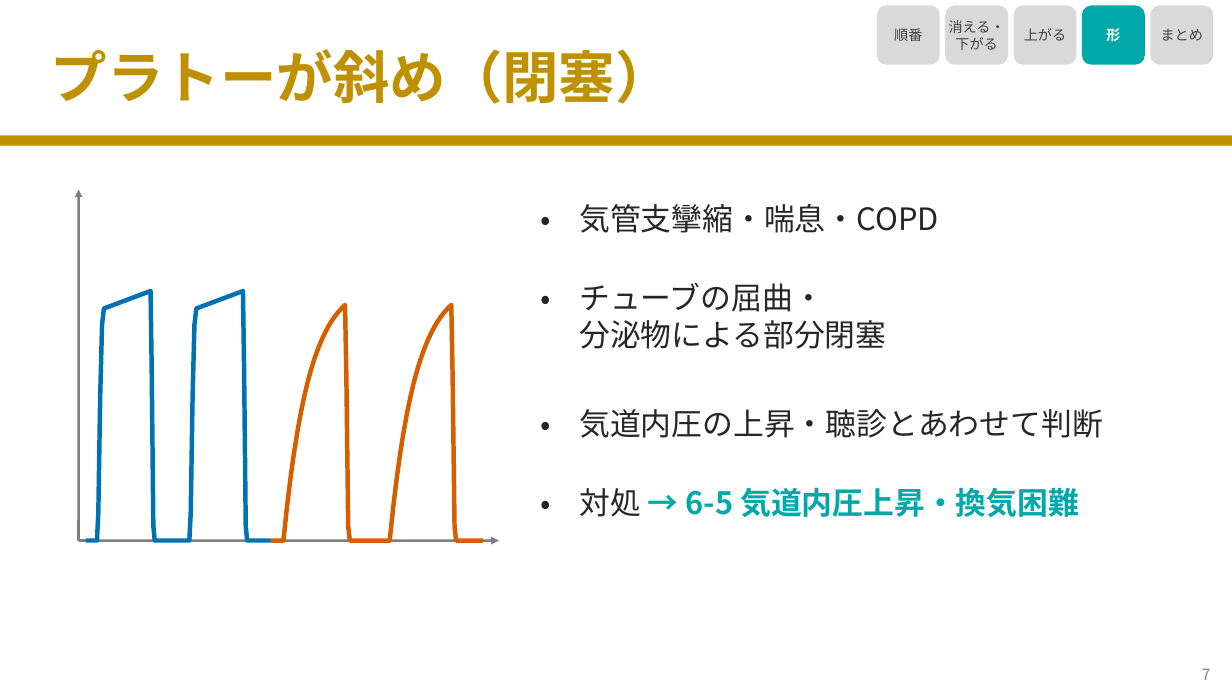
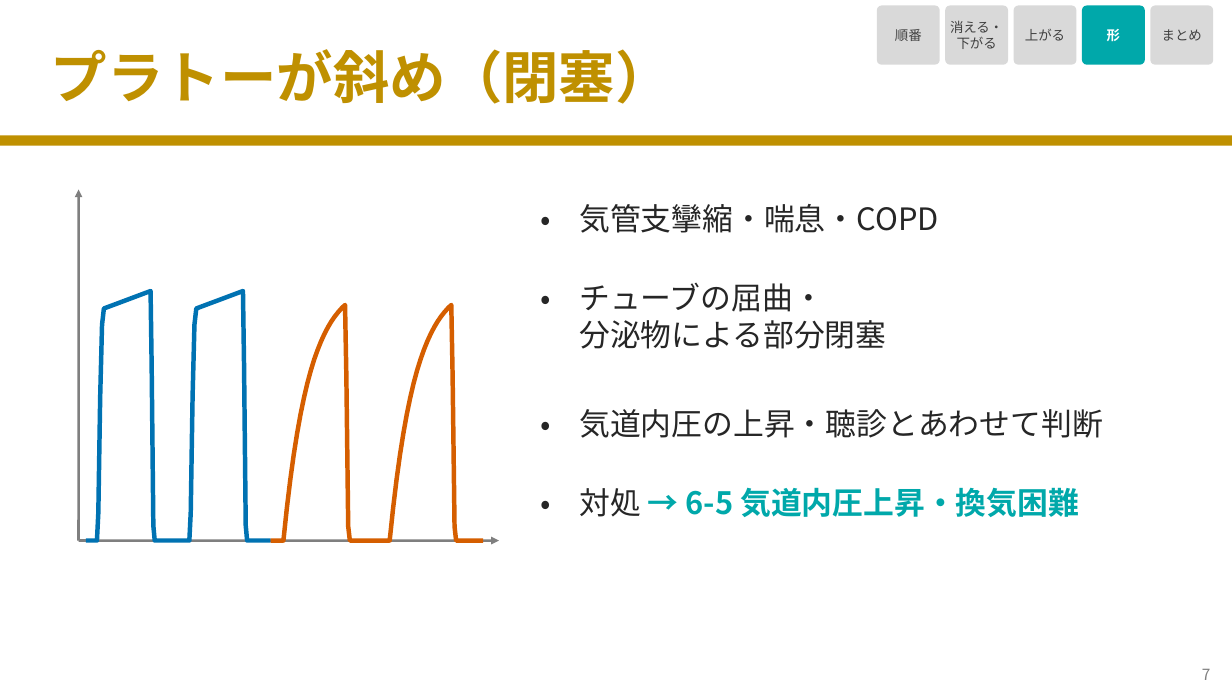
Before and after one commit to nobumitsu-3141/Anes-lecture, a slide deck: slide 8 of slides/2-5b_capnography_abnormal/2-5b_capnography_abnormal.pptx. Drawn at 1232x693 pixels with LibreOffice and Linux fonts; fonts in the diff are those of the drawing. Boxes give left, top, right and bottom in pixels: in the first picture for what was removed or moved away, otherwise in the second. Text is boxed around its words. In the diff, an @@ line names an element or a change of style, - is before the commit and + after.

```diff
--- a/slides/2-5b_capnography_abnormal/2-5b_capnography_abnormal.pptx
+++ b/slides/2-5b_capnography_abnormal/2-5b_capnography_abnormal.pptx
@@ size 11 to 10.5 pt; proportions changed in 5 elements at [877, 6, 940, 65], [945, 6, 1008, 65], [1014, 6, 1077, 65], [1082, 6, 1145, 65], [1151, 6, 1214, 65] @@
```
Also in this commit, not shown: 9 other slides changed, 12 other files.
